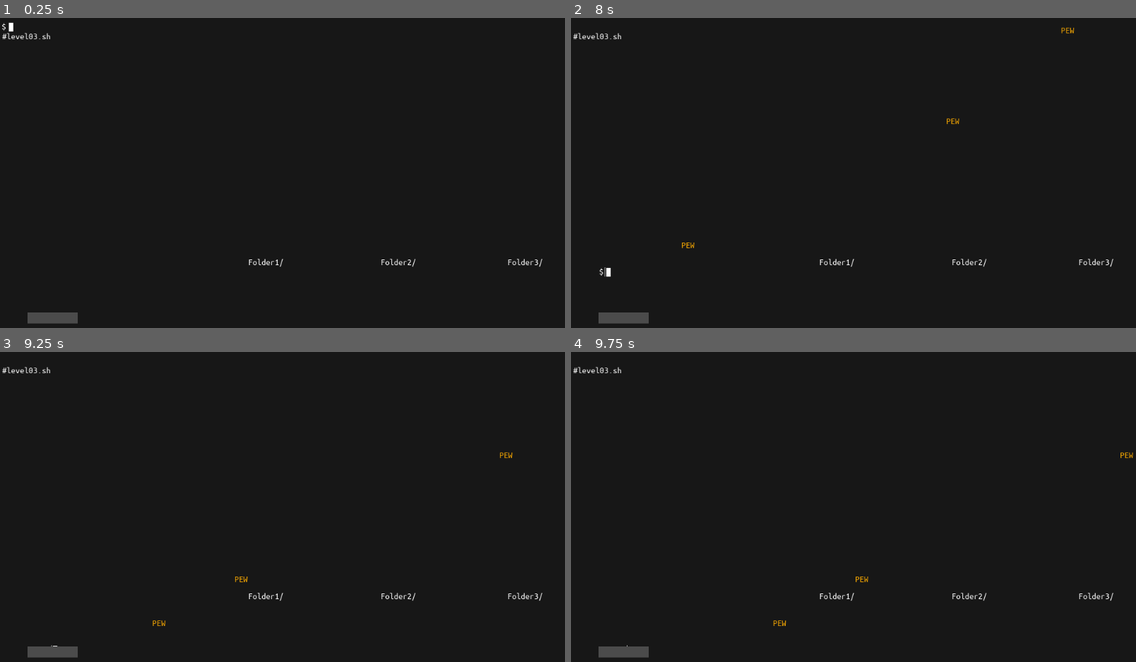
Above: before the commit, frames 1-4 (two rows, left to right).
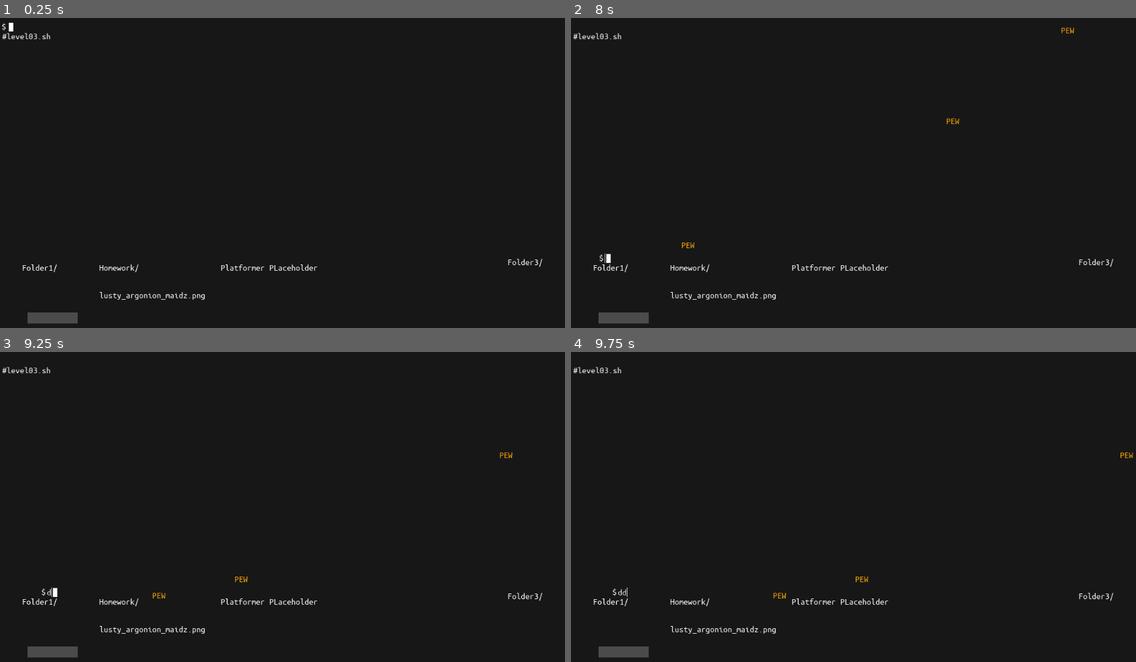
Above: after the commit, the same moments.

Repository: jaydubbyasee/ld45terminal
Game: Godot game, scene res://scenes/levels/level03/Level_03.tscn
Same seed, same stepped clock (60 frames per second), same inputs: the game is played once before the commit and once after it. This scene is started directly instead of the project's main scene.
Inputs (mouse positions are in pixels of both pictures, inside the frame that each line leads up to):
- Up to frame 1 (0.25 s): no input
- Up to frame 2 (8 s): click (661, 27) at 0.52 s; type "12" at 0.6 s; tap Enter (ui_accept) at 1.25, 1.52, 2.27, 3.5, 3.77, 4.52, 5.27, 6.77, 7.52 s; hold Right (ui_right) 1.28-2.78 s; tap D (shoot) every 0.75 s from 1.35 to 7.35 s; hold Left (ui_left) 2.78-3.53 s; hold Right (ui_right) 3.53-5.03 s; hold Left (ui_left) 5.03-5.78 s; hold Right (ui_right) 5.78-6.53 s; hold Left (ui_left) from 6.53 s (still down)
- Up to frame 3 (9.25 s): tap Enter (ui_accept) at 8, 8.27 s; release Left (ui_left) at 8.03 s; hold Right (ui_right) from 8.03 s (still down); tap D (shoot) at 8.1, 8.85 s
- Up to frame 4 (9.75 s): keep holding Right (ui_right); tap D (shoot) at 9.6 s

The runs differ from the first frame. In frame 1, 0.5% of the frame differs, in the area x 4-74%, y 77-91%; in frame 2, 0.6%; in frame 3, 0.6%, in the area x 4-74%, y 75-95%; in frame 4, 0.6%.

Commit message:
Make character die if they go off camera

Diff:
--- a/CursorBoy.gd
+++ b/CursorBoy.gd
@@ -20,12 +20,15 @@
 var _velocity = Vector2(0,0)
 var _is_jumping = false
 var _mode = CURSOR_MODE.normal
+var _dead = false
 
 func _ready():
 	$DeathParticleSystem.emitting = false
 	$AnimatedSprite.play("default")
 
 func _physics_process(delta):
+	if _dead:
+		return
 
 	$AnimatedSprite.position.x = COL_WIDTH * $LineEdit.text.length()
 
@@ -92,3 +95,4 @@
 	particle_system.emitting = true
 	$DeathSfxPlayer.play()
 	$DeathTimer.start()
+	_dead = true
--- a/scenes/levels/level01/Level_01_Tutorial.tscn
+++ b/scenes/levels/level01/Level_01_Tutorial.tscn
@@ -8,7 +8,7 @@
 [ext_resource path="res://scenes/levels/level01/HelpTrigger.gd" type="Script" id=6]
 
 [sub_resource type="RectangleShape2D" id=1]
-extents = Vector2( 581.667, 431.347 )
+extents = Vector2( 462.123, 395.438 )
 
 [sub_resource type="RectangleShape2D" id=2]
 extents = Vector2( 334.041, 382.45 )
@@ -31,7 +31,7 @@
 [node name="CollisionShape2D" type="CollisionShape2D" parent="WorldBounds"]
 self_modulate = Color( 0, 0, 0, 1 )
 show_behind_parent = true
-position = Vector2( 692.8, 43.1449 )
+position = Vector2( 699.116, 42.0923 )
 shape = SubResource( 1 )
 
 [node name="CursorBoy" parent="." instance=ExtResource( 2 )]
@@ -42,8 +42,8 @@
 ]]
 margin_left = 6.0
 margin_top = 43.0
-margin_right = 148.0
-margin_bottom = 57.0
+margin_right = 166.0
+margin_bottom = 60.0
 text = "Welcome to Terminal."
 script = ExtResource( 3 )
 
@@ -109,7 +109,7 @@
 margin_right = 468.0
 margin_bottom = 413.231
 rect_pivot_offset = Vector2( 64.2882, 26.8959 )
-text = "open - opens file"
+text = "open - opens file or directory"
 script = ExtResource( 3 )
 
 [node name="CollidableLabel9" type="Label" parent="HelpGroup" groups=[
@@ -173,7 +173,6 @@
 [node name="Triggers" type="Node" parent="."]
 
 [node name="HelpTrigger" type="Area2D" parent="Triggers"]
-editor/display_folded = true
 position = Vector2( 96.1257, 75.8678 )
 script = ExtResource( 6 )
 
@@ -191,7 +190,7 @@
 [node name="CommandsTrigger" type="Area2D" parent="Triggers"]
 
 [node name="CollisionShape2D" type="CollisionShape2D" parent="Triggers/CommandsTrigger"]
-position = Vector2( 510, 370 )
+position = Vector2( 508.947, 370 )
 shape = SubResource( 4 )
 
 [node name="Cameras" type="Node" parent="."]
--- a/scenes/levels/level02/Level_02.tscn
+++ b/scenes/levels/level02/Level_02.tscn
@@ -91,7 +91,7 @@
 margin_right = 498.449
 margin_bottom = 457.0
 rect_pivot_offset = Vector2( 64.2882, 26.8959 )
-text = "open - opens file"
+text = "open - opens file or directory"
 script = ExtResource( 3 )
 
 [node name="clearPlatform" type="Label" parent="Platforms/HelpGroup" groups=[
--- a/scenes/levels/level03/Level_03.tscn
+++ b/scenes/levels/level03/Level_03.tscn
@@ -28,8 +28,6 @@
 position = Vector2( 510, 300 )
 
 [node name="WorldBounds" type="Area2D" parent="."]
-editor/display_folded = true
-visible = false
 
 [node name="CollisionShape2D" type="CollisionShape2D" parent="WorldBounds"]
 position = Vector2( 513.424, 337 )
@@ -62,9 +60,9 @@
 "clearable",
 ]]
 margin_left = 71.64
-margin_top = 265.474
+margin_top = 230.0
 margin_right = 367.64
-margin_bottom = 282.474
+margin_bottom = 247.0
 text = "ls - lists files in current directory"
 script = ExtResource( 1 )
 
@@ -107,11 +105,11 @@
 "clearable",
 ]]
 margin_left = 70.665
-margin_top = 305.474
-margin_right = 206.665
-margin_bottom = 322.474
+margin_top = 270.0
+margin_right = 310.665
+margin_bottom = 287.0
 rect_pivot_offset = Vector2( 64.2882, 26.8959 )
-text = "open - opens file"
+text = "open - opens file or directory"
 script = ExtResource( 1 )
 
 [node name="clearPlatform" type="Label" parent="Platforms/HelpGroup" groups=[
@@ -119,38 +117,26 @@
 "clearable",
 ]]
 margin_left = 71.64
-margin_top = 345.474
+margin_top = 310.0
 margin_right = 375.64
-margin_bottom = 362.474
+margin_bottom = 327.0
 text = "clear - clears and resets the terminal"
 script = ExtResource( 1 )
 
-[node name="genPlatform" type="Label" parent="Platforms/HelpGroup" groups=[
-"helpPlatforms",
-"clearable",
-"hideOnStart",
-]]
-margin_left = 70.665
-margin_top = 225.474
-margin_right = 550.665
-margin_bottom = 242.474
-text = "cd - change directories"
-script = ExtResource( 1 )
-
 [node name="folder1Platform" type="Label" parent="Platforms"]
-margin_left = 450.0
-margin_top = 450.0
-margin_right = 490.0
-margin_bottom = 467.0
+margin_left = 40.0
+margin_top = 460.0
+margin_right = 104.0
+margin_bottom = 477.0
 text = "Folder1/"
 script = ExtResource( 1 )
 
 [node name="folder2Platform" type="Label" parent="Platforms"]
-margin_left = 690.0
-margin_top = 450.0
-margin_right = 730.0
-margin_bottom = 467.0
-text = "Folder2/"
+margin_left = 180.0
+margin_top = 460.0
+margin_right = 252.0
+margin_bottom = 477.0
+text = "Homework/"
 script = ExtResource( 1 )
 
 [node name="CollidableLabel" type="Label" parent="Platforms"]
@@ -160,3 +146,19 @@
 margin_bottom = 467.0
 text = "Folder3/"
 script = ExtResource( 1 )
+
+[node name="CollidableLabel" type="Label" parent="."]
+margin_left = 180.0
+margin_top = 510.0
+margin_right = 372.0
+margin_bottom = 527.0
+text = "lusty_argonion_maidz.png"
+script = ExtResource( 1 )
+
+[node name="CollidableLabel2" type="Label" parent="."]
+margin_left = 400.0
+margin_top = 460.0
+margin_right = 576.0
+margin_bottom = 477.0
+text = "Platformer PLaceholder"
+script = ExtResource( 1 )
